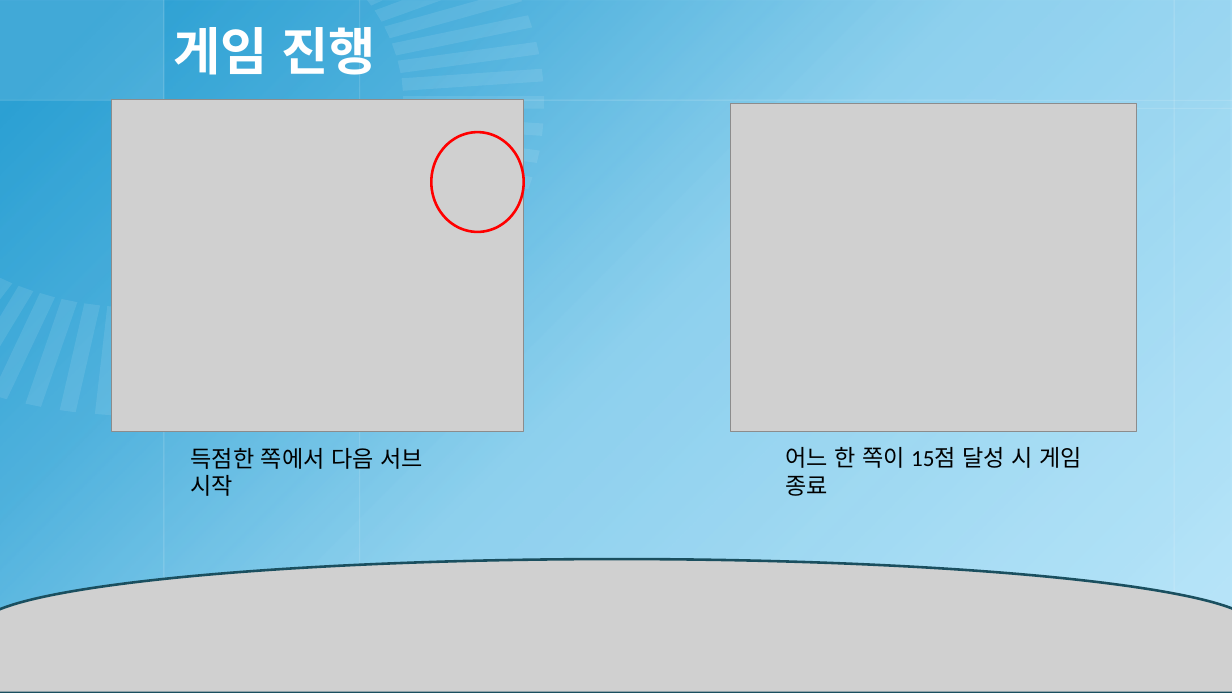
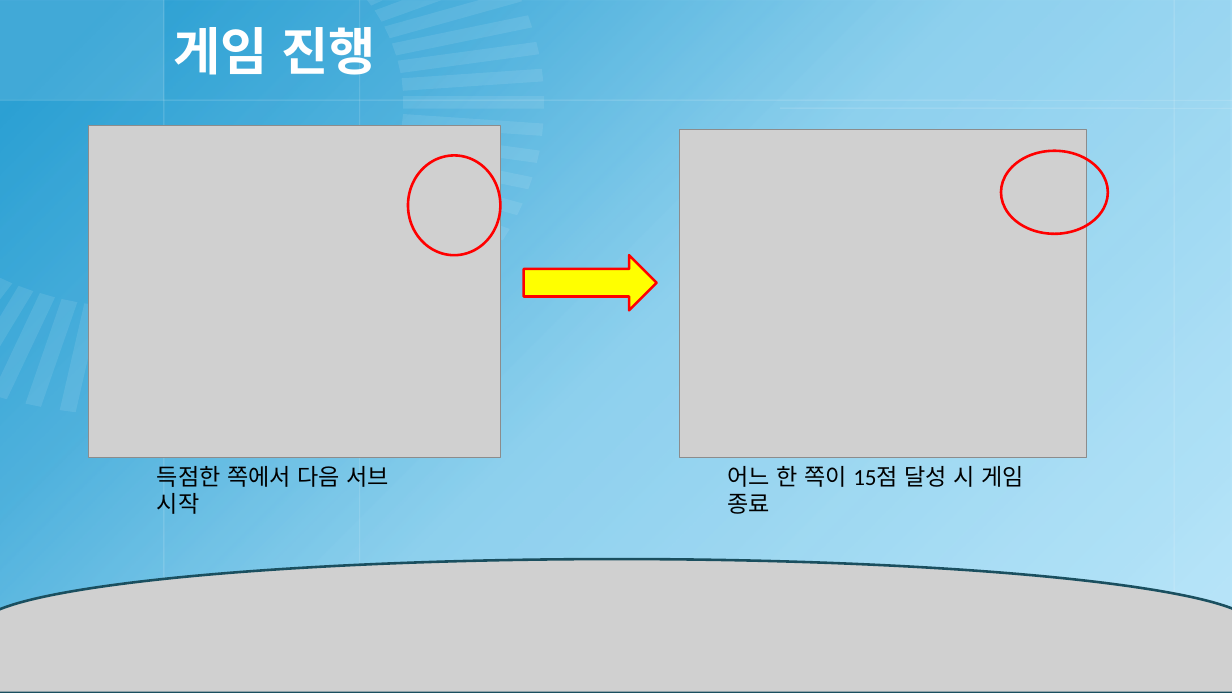
Before and after one commit to gamejoon/Pikachu_volleyball, a slide deck: slide 6 of Picture/2DGP_1차_발표.pptx (slide 5 before the commit). Drawn at 1232x693 pixels with LibreOffice and Linux fonts; fonts in the diff are those of the drawing; grey boxes stand for pictures; background and template pictures are left out. Boxes give left, top, right and bottom in pixels: in the first picture for what was removed or moved away, otherwise in the second. Text is boxed around its words. In the diff, an @@ line names an element or a change of style, - is before the commit and + after.

```diff
--- a/Picture/2DGP_1차_발표.pptx
+++ b/Picture/2DGP_1차_발표.pptx
@@ picture moved from (x1=112, y1=100, x2=524, y2=432) to (x1=89, y1=126, x2=501, y2=457) @@
@@ picture moved from (x1=730, y1=104, x2=1137, y2=432) to (x1=680, y1=129, x2=1087, y2=457) @@
@@ freeform shape added at (x1=384, y1=166, x2=522, y2=215), fill #F2FAFE at 10% opacity @@
@@ ellipse moved from (x1=432, y1=132, x2=524, y2=232) to (x1=409, y1=155, x2=501, y2=255) @@
@@ ellipse added at (x1=1001, y1=151, x2=1108, y2=234), outline #FF0000 2 pt @@
@@ freeform shape added at (x1=375, y1=183, x2=510, y2=240), fill #F2FAFE at 10% opacity @@
@@ right arrow added at (x1=524, y1=255, x2=657, y2=311), fill #FFFF00, outline #FF0000 2 pt @@
@@ freeform shape removed at (x1=95, y1=306, x2=124, y2=415) @@
@@ text "득점한 쪽에서 다음 서브 시작" moved from (x1=191, y1=448, x2=423, y2=496) to (x1=157, y1=466, x2=389, y2=514) @@
@@ text "어느 한 쪽이 15점 달성 ..." moved from (x1=786, y1=447, x2=1082, y2=496) to (x1=728, y1=466, x2=1024, y2=514) @@
```
Also in this commit, not shown: 4 other slides changed, 1 slide added, 2 other files.
